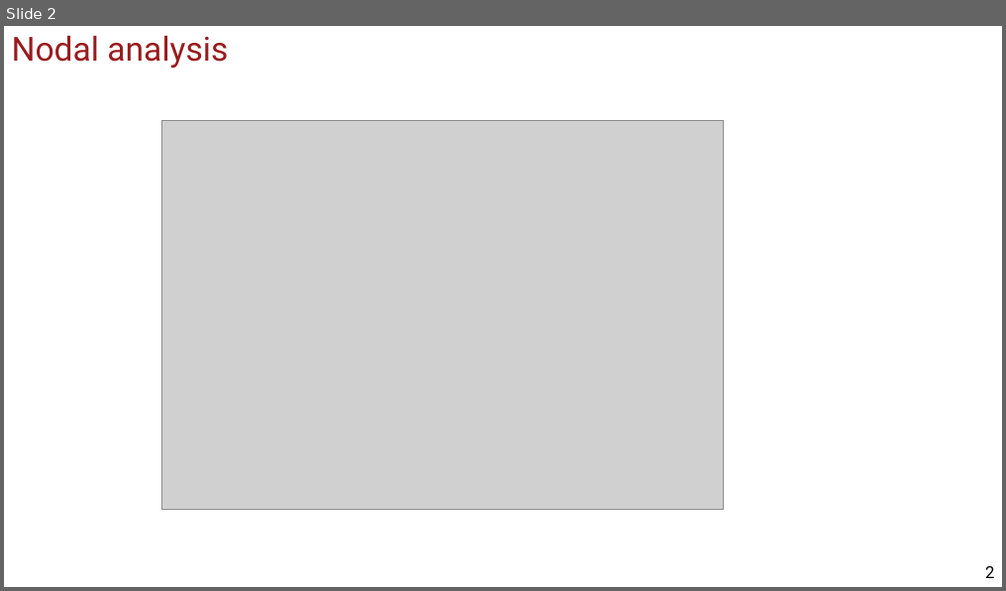
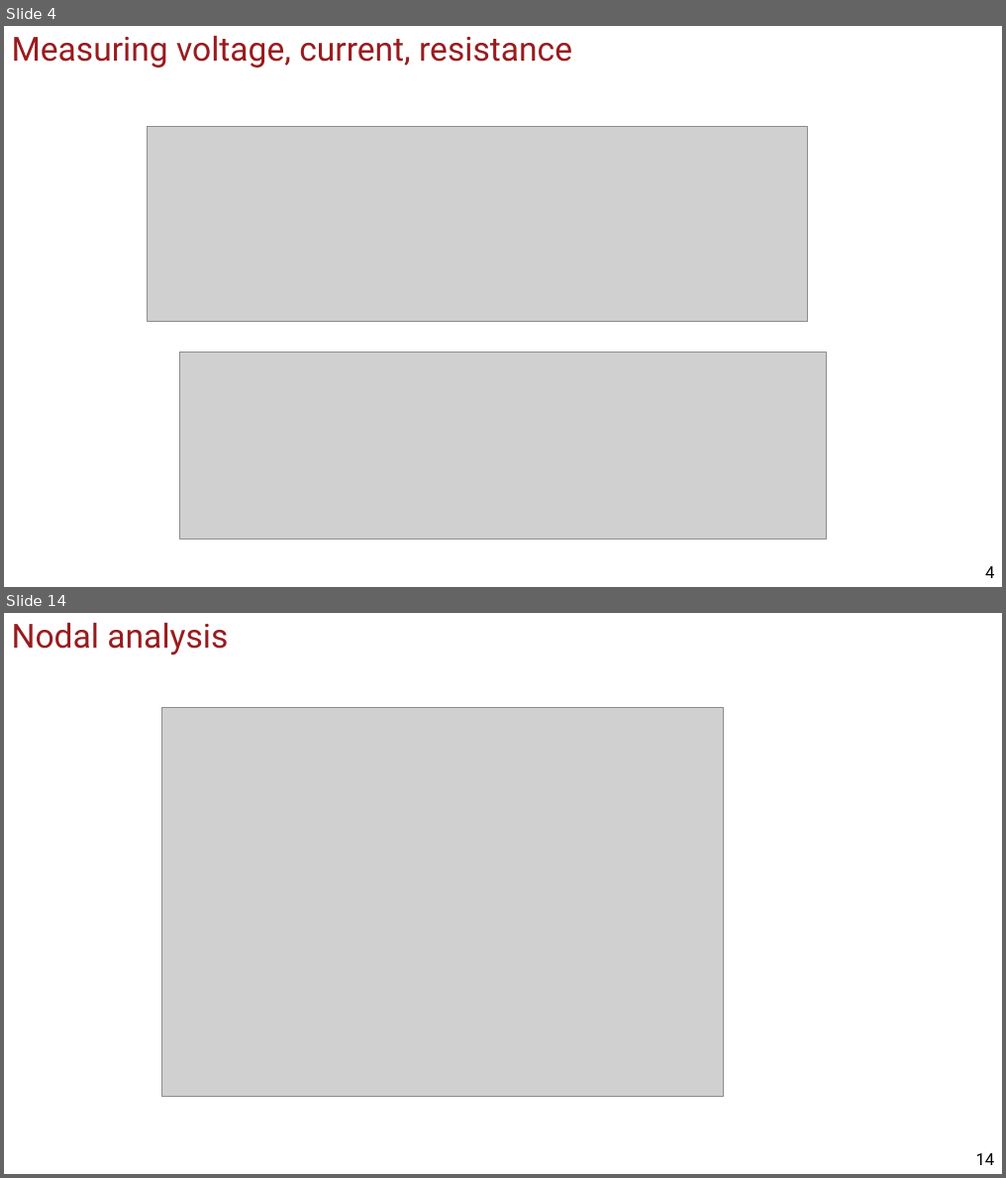
Before and after one commit to uscee105/ee105, a slide deck: assets/module-1-circuit/mod-1-lecture-6-circuit-analysis-2.pptx. Shown one above the other, each under a label of ours: slide 2 before the commit, slides 4 and 14 after it; the slides between them are not shown. The pictures are 1006x591 and 1006x1178 pixels, drawn with LibreOffice and Linux fonts; fonts in the diff are those of the drawing; grey boxes stand for pictures; background and template pictures are left out. Boxes give left, top, right and bottom in pixels: in the first picture for what was removed or moved away, otherwise in the second. Text is boxed around its words. In the diff, an @@ line names an element or a change of style, - is before the commit and + after.

```diff
--- a/assets/module-1-circuit/mod-1-lecture-6-circuit-analysis-2.pptx
+++ b/assets/module-1-circuit/mod-1-lecture-6-circuit-analysis-2.pptx
@@ slide 4 added at bbox=[4, 26, 1002, 587], background #FFFFFF @@
@@ title added at bbox=[12, 35, 572, 68], 32 pt, text #991B1E @@
+Measuring voltage, current, resistance
@@ picture added at bbox=[147, 126, 807, 322] @@
@@ picture added at bbox=[180, 352, 827, 539] @@
@@ page number added at bbox=[985, 567, 994, 578], 16 pt, text #000000 @@
+4
@@ what was slide 2 is now slide 14 @@
@@ page number at bbox=[976, 1154, 995, 1165]: text changed @@
-2
+14
```
Also in this commit, not shown: 10 slides changed, 11 other slides added, 15 other files.
